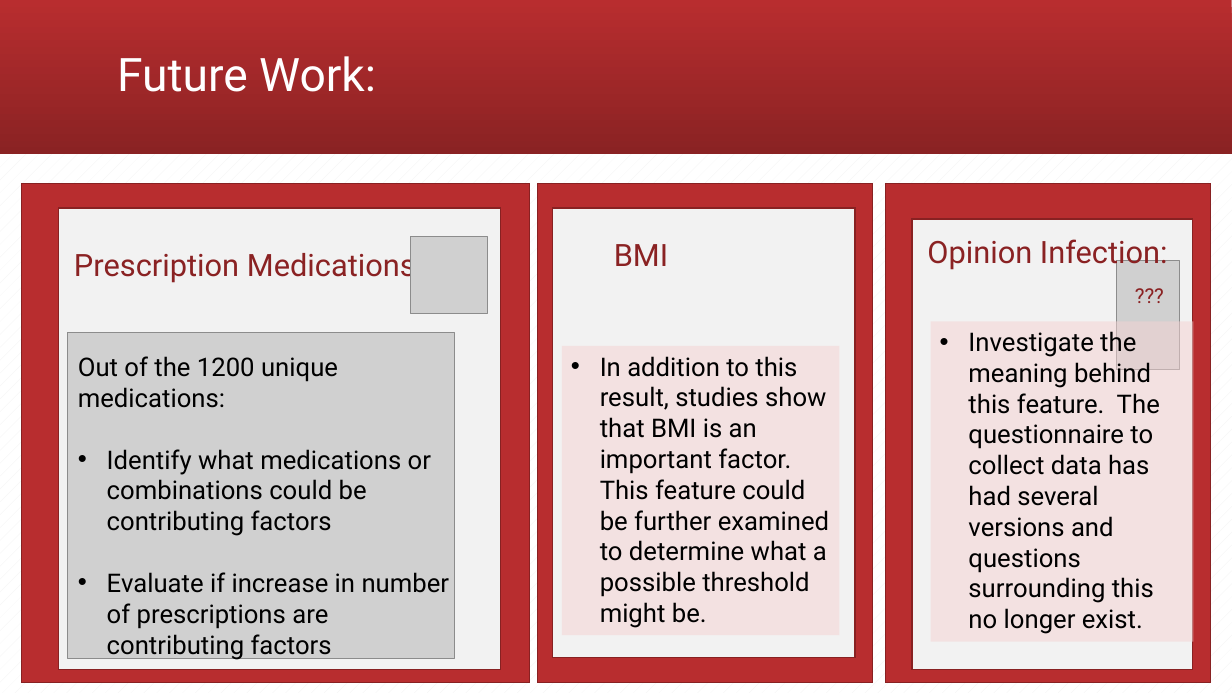
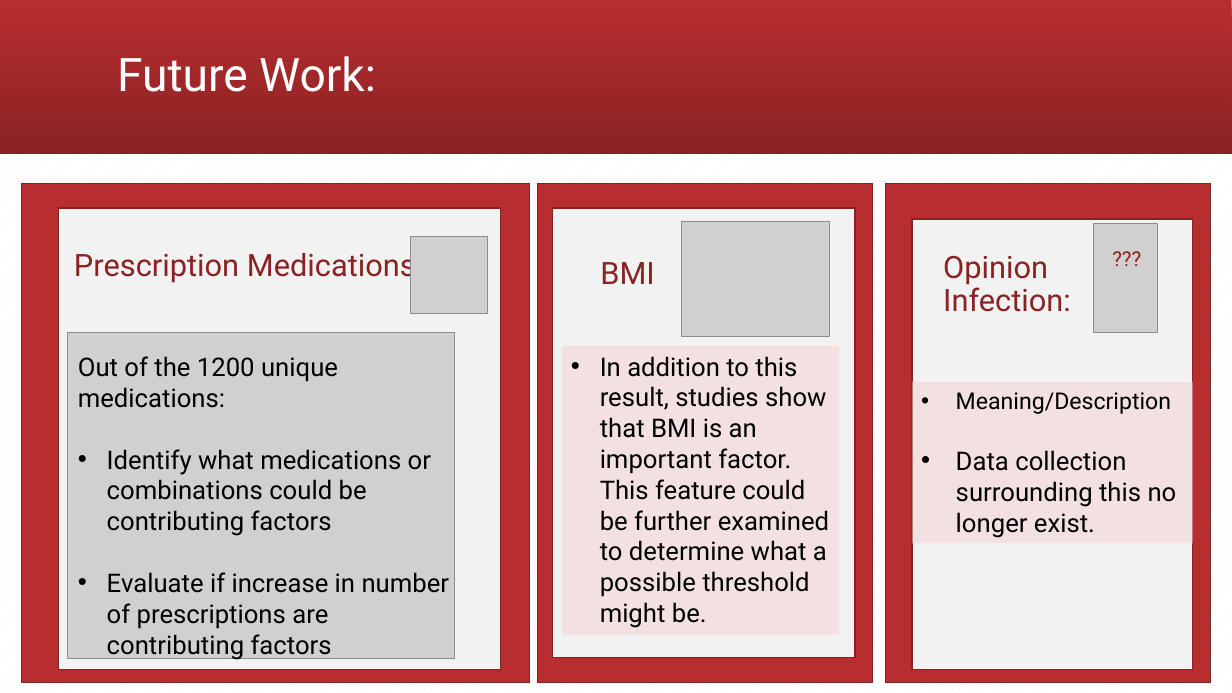
Before and after one commit to andiosika/Binomial-Classification-Ranom-Forest-hyper-imbalance, a slide deck: slide 11 of Covid19Preso.pptx. Drawn at 1232x693 pixels with LibreOffice and Linux fonts; fonts in the diff are those of the drawing; grey boxes stand for pictures. Boxes give left, top, right and bottom in pixels: in the first picture for what was removed or moved away, otherwise in the second. Text is boxed around its words. In the diff, an @@ line names an element or a change of style, - is before the commit and + after.

```diff
--- a/Covid19Preso.pptx
+++ b/Covid19Preso.pptx
@@ text "BMI": place and size @@
-text "BMI" at [614, 244, 668, 266]
+text "BMI" at [600, 262, 654, 284]
@@ picture added at [681, 222, 830, 336] @@
@@ picture: place and size @@
-picture at [1116, 261, 1180, 370]
+picture at [1093, 224, 1157, 333]
@@ text "Opinion Infection:" rewrapped from [927, 239, 1168, 272] to [943, 256, 1071, 312] @@
@@ text "???": place and size @@
-text "???" at [1126, 279, 1188, 313]
+text "???" at [1104, 241, 1165, 275]
@@ rectangle "Meaning/Description": place and size @@
-rectangle "Meaning/Description" at [931, 322, 1194, 642]
+rectangle "Meaning/Description" at [912, 382, 1193, 543]
@@ text in rectangle at [956, 392, 1177, 538]: text changed @@
-• Investigate the meaning behind this feature. The questionnaire to collect data has had several versions and questions surrounding this no longer exist.
+• Meaning/Description
+• Data collection surrounding this no longer exist.
```
Also in this commit, not shown: 7 other slides changed, 2 slides added, 5 other files.
